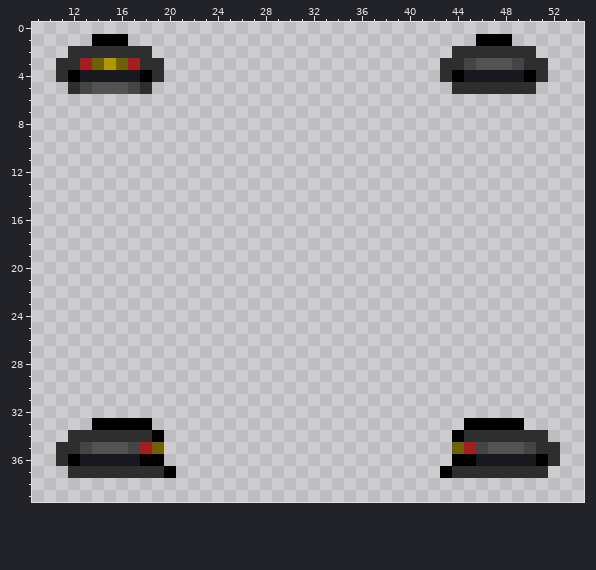
A pixel-art sprite gets an edit: Resources/Textures/Clothing/Head/Hats/hoshat.rsi/equipped-HELMET.png. Above, as it was before the edit.
The file is 64x64 pixels. Colours within 5 levels of each other are drawn and written as one. Shown: x 9..54, y 0..39.
After:
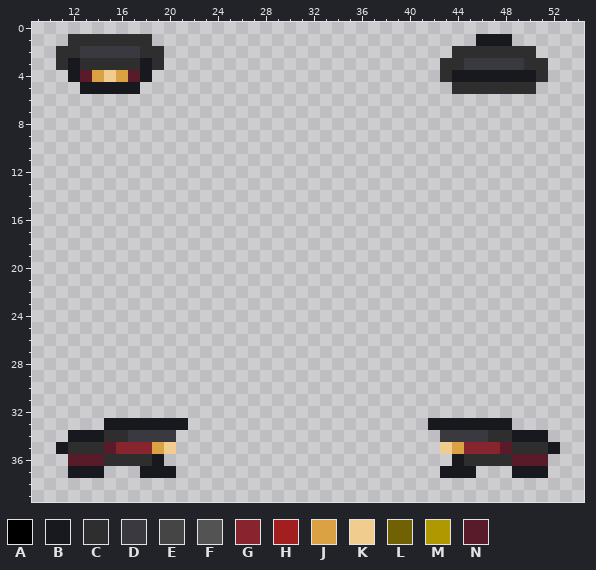
Palette (. is transparent): A #000000  B #18191e  C #2e2e2e  D #39393f  E #454545  F #535353  G #88242d  H #a31e1f  J #daa242  K #f0cc8f  L #706104  M #b09800  N #591a2a
Diff:
Changed rows in their new state; - is an unchanged pixel.
first column x 11:
 1 -CCCCCCC---------------------------BBB--
 2 C-DDDDD-C-------------------------------
 3 -BCCCCCB--------------------------DDDDD-
 4 .BNJKJNB.------------------------B-----B
 5 -.BBBBB.--------------------------------
first column x 11:
33 ---.BBBBBBB--------------------BBBBBBB.---
34 -BBB--DDDD----------------------DDDD--BBB-
35 B-CCNGGGJK----------------------KJGGGNCC-B
36 .NNNCCCCB------------------------BCCCCNNN.
37 -BBB...BBB----------------------BBB...BBB-
